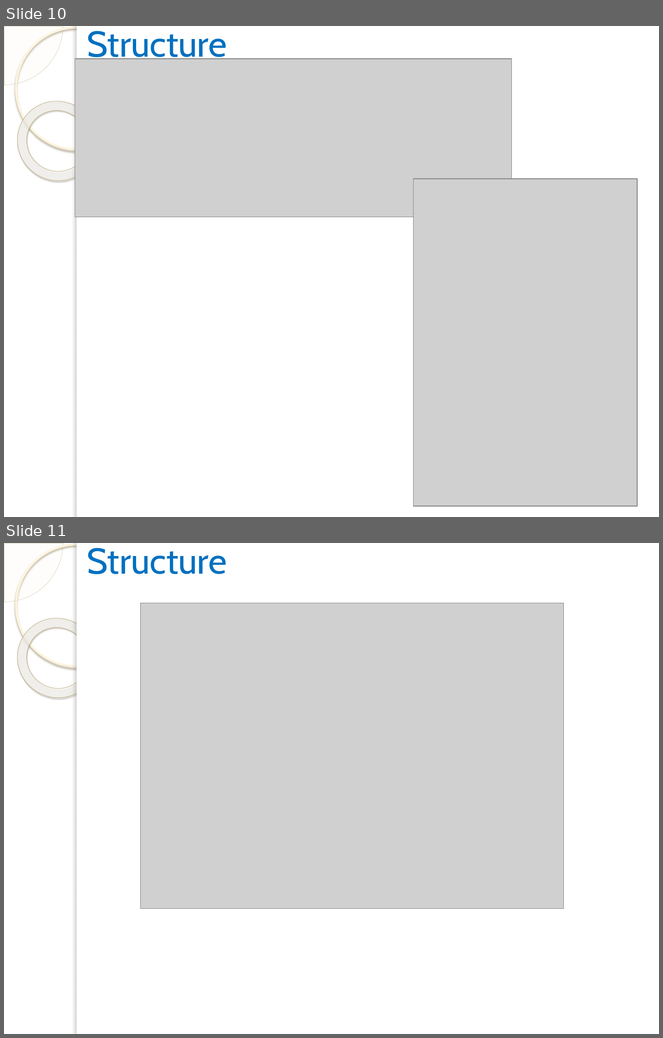
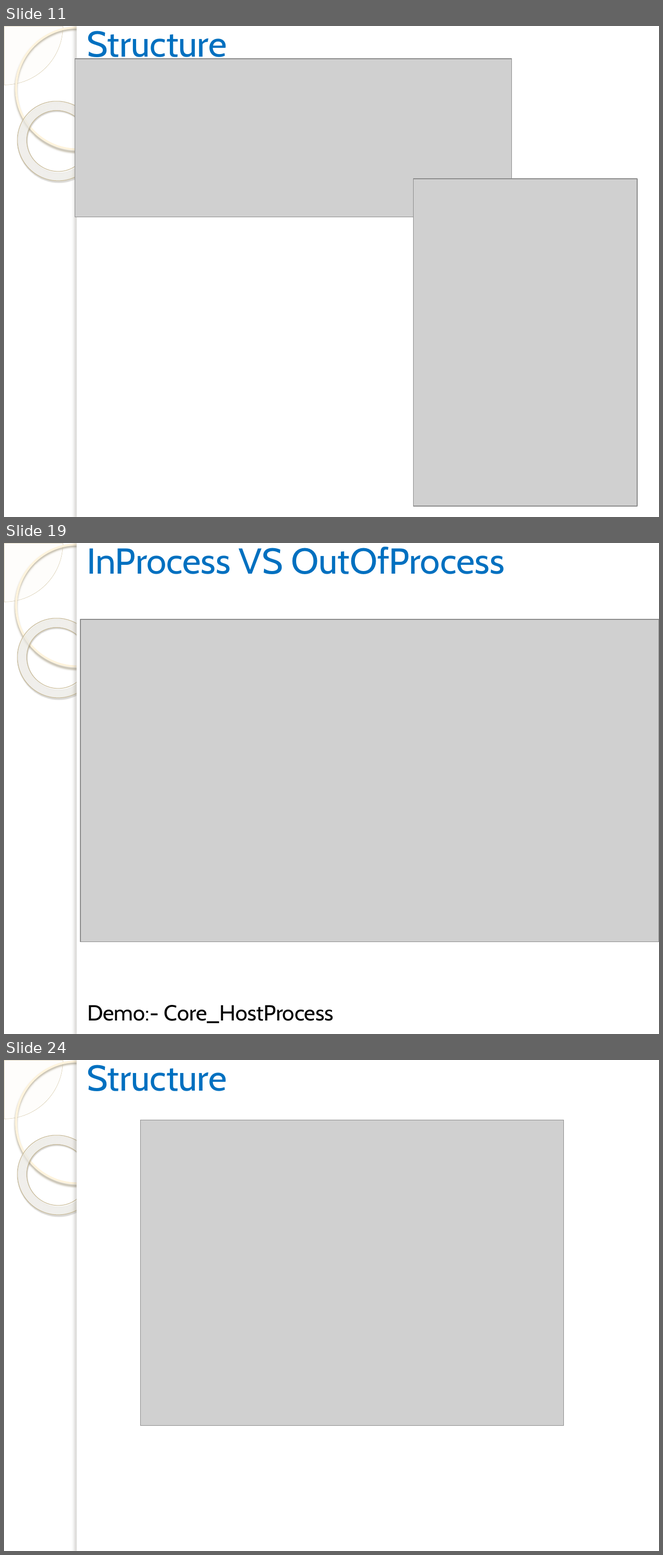
Before and after one commit to vgyureka/DotNetBig, a slide deck: CORE.pptx. Shown one above the other, each under a label of ours: slides 10 and 11 before the commit, slides 11, 19 and 24 after it; the slides between them are not shown. The pictures are 663x1038 and 663x1555 pixels, drawn with LibreOffice and Linux fonts; fonts in the diff are those of the drawing; grey boxes stand for pictures; background and template pictures are left out. Boxes give left, top, right and bottom in pixels: in the first picture for what was removed or moved away, otherwise in the second. Text is boxed around its words. In the diff, an @@ line names an element or a change of style, - is before the commit and + after.

Commit message:
Core PPT
Core PPT - 45

```diff
--- a/CORE.pptx
+++ b/CORE.pptx
@@ slide 19 added at bbox=[4, 543, 659, 1034], background picture (left out); not listed: 5 template elements that a slide beside it also shows @@
@@ title added at bbox=[87, 547, 505, 574], 39.6 pt, text #0070C0 @@
+InProcess VS OutOfProcess
@@ picture added at bbox=[80, 619, 659, 943] @@
@@ text added at bbox=[87, 1005, 334, 1023], 24 pt, text #000000 @@
+Demo:- Core_HostProcess
@@ what was slide 10 is now slide 11 @@
@@ what was slide 11 is now slide 24 @@
```
Also in this commit, not shown: 3 slides changed, 26 other slides added, 2 slides removed.
